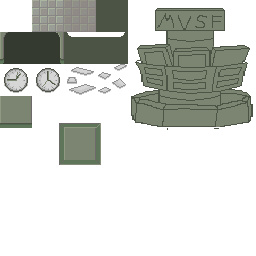
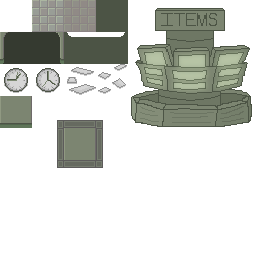
Layer changes from the first 256×256 image to the second:
renamed "Layer 10" to "Layer 12", blend normal → soft light, moved it above "Layer 11", painted on it over [left=57, top=13, right=253, bottom=165]
showed "Layer 11", painted on it over [left=57, top=13, right=251, bottom=168]
